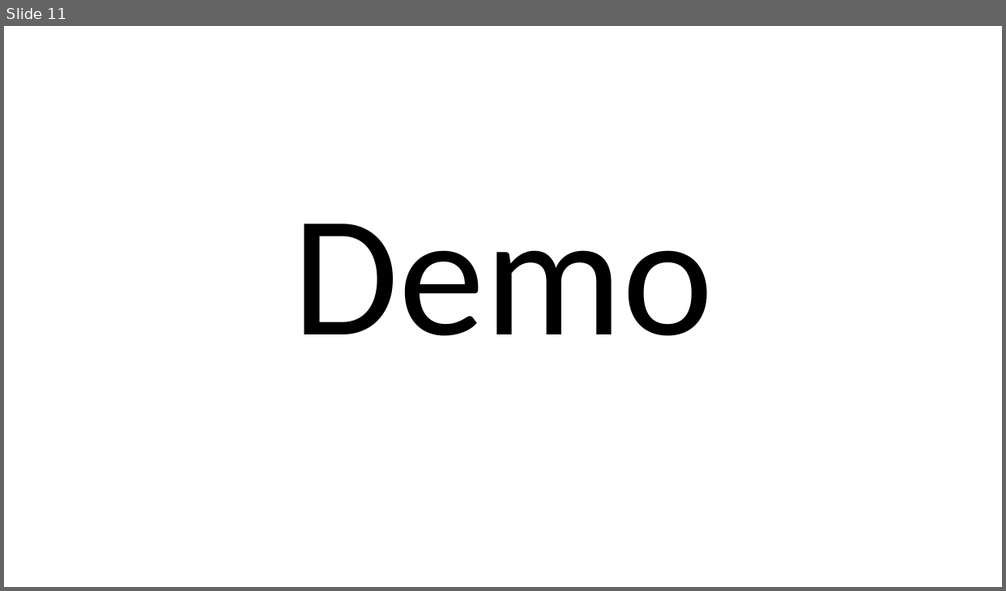
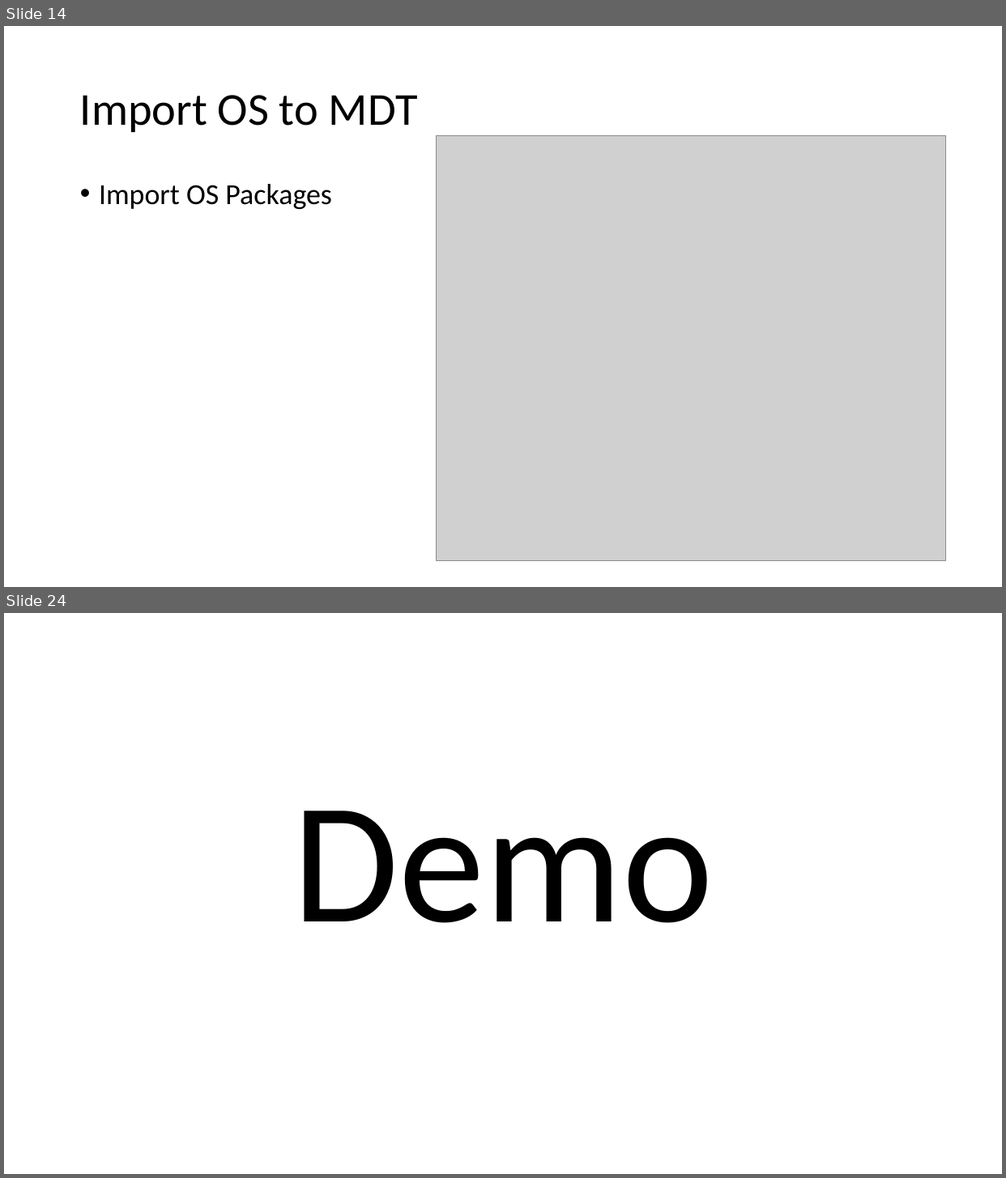
Before and after one commit to fydexx/HECC-2018, a slide deck: Part_01/Section02.pptx. Shown one above the other, each under a label of ours: slide 11 before the commit, slides 14 and 24 after it; the slides between them are not shown. The pictures are 1006x591 and 1006x1178 pixels, drawn with LibreOffice and Linux fonts; fonts in the diff are those of the drawing; grey boxes stand for pictures. Boxes give left, top, right and bottom in pixels: in the first picture for what was removed or moved away, otherwise in the second. Text is boxed around its words. In the diff, an @@ line names an element or a change of style, - is before the commit and + after.

```diff
--- a/Part_01/Section02.pptx
+++ b/Part_01/Section02.pptx
@@ slide 14 added at (4, 26, 1002, 587), background #FFFFFF @@
@@ title added at (80, 95, 418, 132), 44 pt, text #000000 @@
+Import OS to MDT
@@ picture added at (436, 136, 946, 561) @@
@@ text added at (99, 184, 332, 209), 28 pt, text #000000 @@
+• Import OS Packages
@@ what was slide 11 is now slide 24 @@
```
Also in this commit, not shown: 6 slides changed, 13 other slides added.
